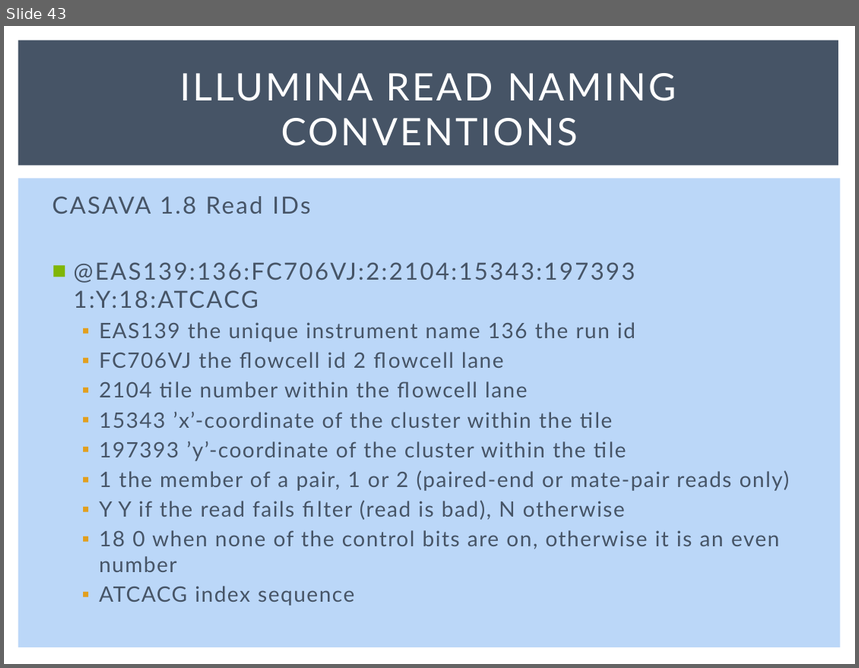
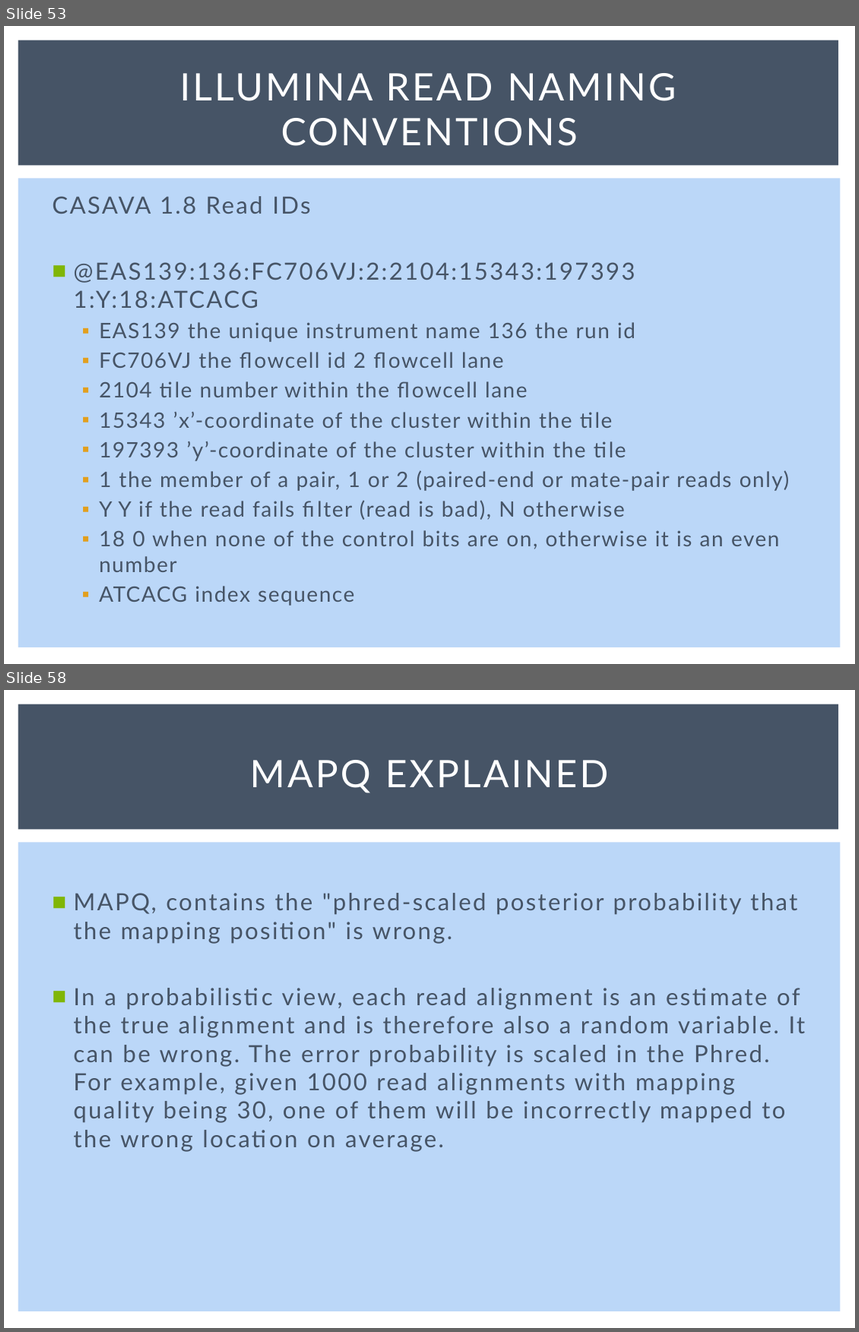
Before and after one commit to msettles/Workshop_RNAseq, a slide deck: powerpoints/RNA-seq-Piracicaba2015.pptx. Shown one above the other, each under a label of ours: slide 43 before the commit, slides 53 and 58 after it; the slides between them are not shown. The pictures are 859x668 and 859x1332 pixels, drawn with LibreOffice and Linux fonts; fonts in the diff are those of the drawing. Boxes give left, top, right and bottom in pixels: in the first picture for what was removed or moved away, otherwise in the second. Text is boxed around its words. In the diff, an @@ line names an element or a change of style, - is before the commit and + after.

```diff
--- a/powerpoints/RNA-seq-Piracicaba2015.pptx
+++ b/powerpoints/RNA-seq-Piracicaba2015.pptx
@@ slide 58 added at [4,690,855,1328], background #FFFFFF; not listed: 2 template elements that a slide beside it also shows @@
@@ title added at [250,760,609,793], 32 pt, text #FFFFFF @@
+MAPQ EXPLAINED
@@ text added at [73,893,806,1151], 20 pt, text #465466 @@
+■ MAPQ, contains the "phred-scaled posterior probability that the mapping position" is wrong.
+■ In a probabilistic view, each read alignment is an estimate of the true alignment and is therefore also a random variable. It can be wrong. The error probability is scaled in the Phred. For example, given 1000 read alignments with mapping quality being 30, one of them will be incorrectly mapped to the wrong location on average.
@@ what was slide 43 is now slide 53 @@
```
Also in this commit, not shown: 7 slides changed, 21 other slides added, 8 other files.
